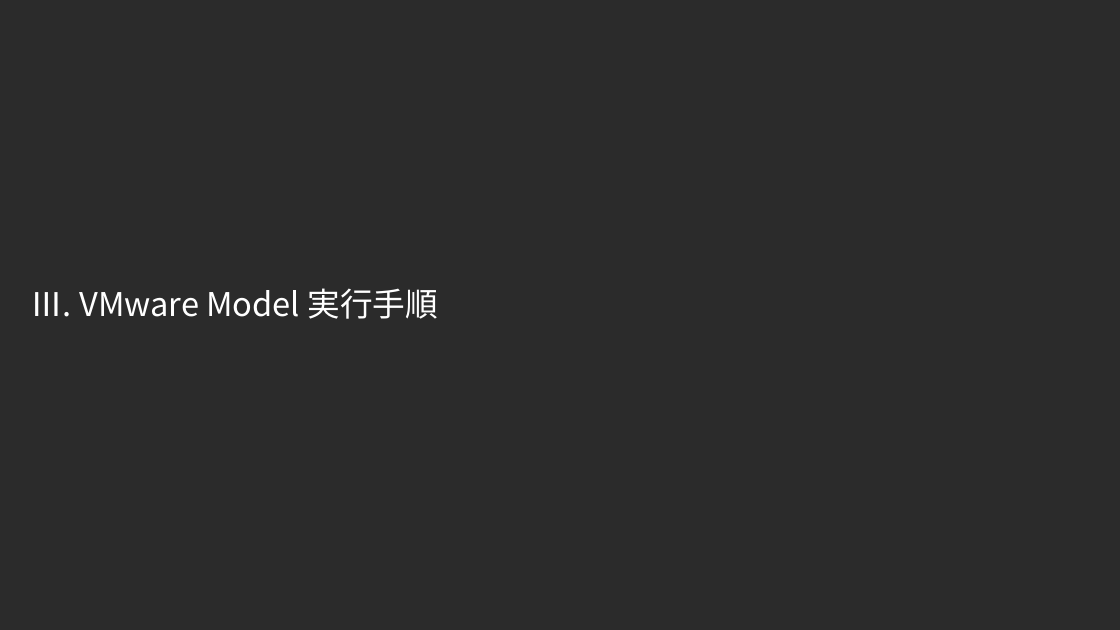
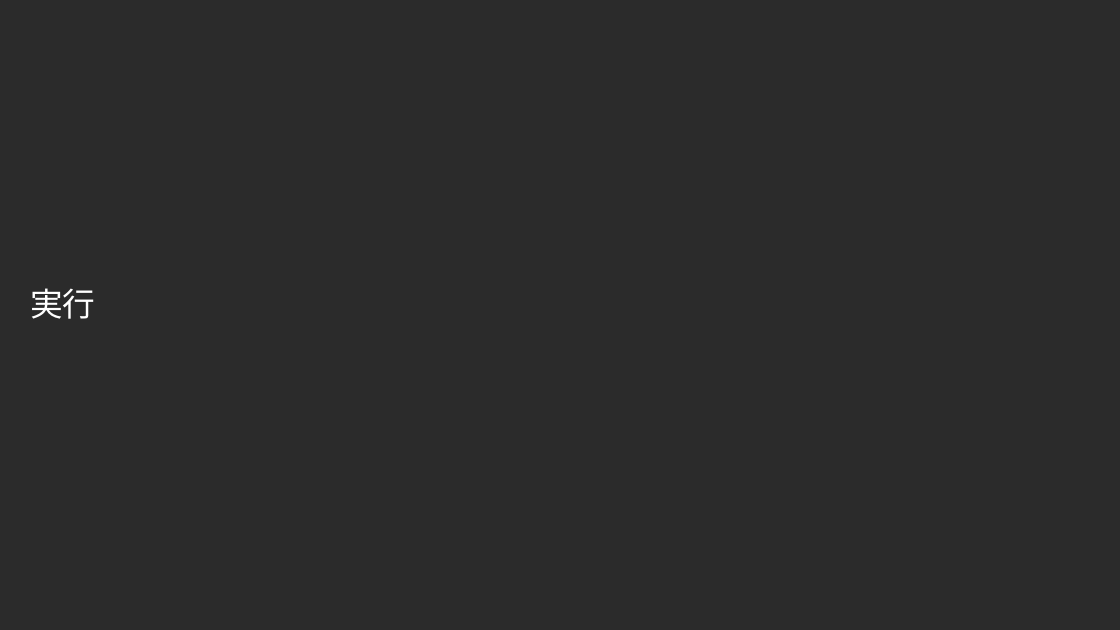
Before and after one commit to exastro-suite/SettingSamples-VMware, a slide deck: slide 38 of docs/setting-samples-vmware-install_ja.pptx (slide 14 before the commit). Drawn at 1120x630 pixels with LibreOffice and Linux fonts; fonts in the diff are those of the drawing; background and template pictures are left out; a plain dark background stands for a picture behind light text. Boxes give left, top, right and bottom in pixels: in the first picture for what was removed or moved away, otherwise in the second. Text is boxed around its words. In the diff, an @@ line names an element or a change of style, - is before the commit and + after.

```diff
--- a/docs/setting-samples-vmware-install_ja.pptx
+++ b/docs/setting-samples-vmware-install_ja.pptx
@@ title at (30, 288, 95, 319): text changed @@
-Ⅲ. VMware Model 実行手順
+実行
```
Also in this commit, not shown: 14 other slides changed, 28 slides added, 17 slides removed, 3 other files.
